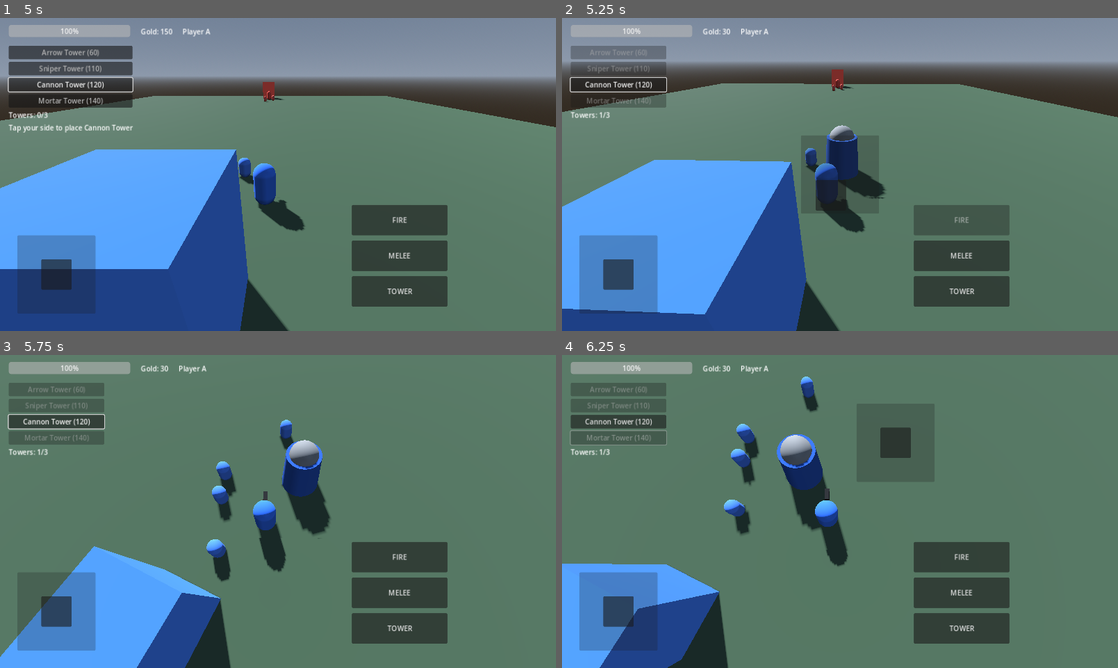
Above: before the commit, frames 1-4 (two rows, left to right).
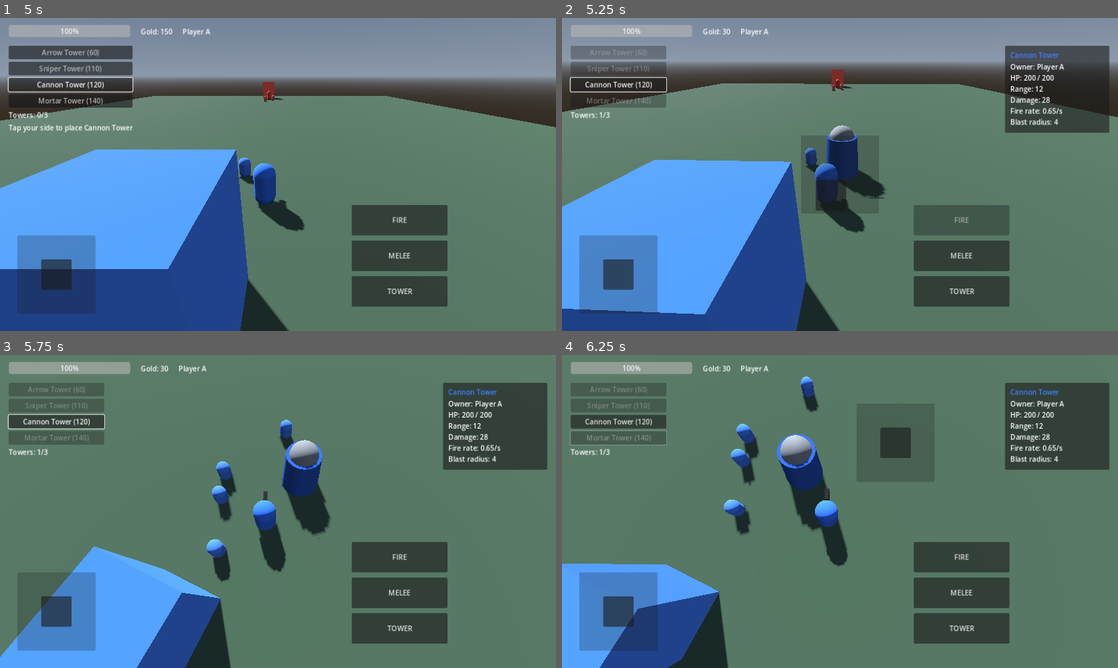
Above: after the commit, the same moments.

Repository: KevinFrazier/TerrariumGame
Game: Godot game, scene res://scenes/ui/lobby.tscn
Same seed, same stepped clock (60 frames per second), same inputs: the game is played once before the commit and once after it.
Inputs (mouse positions are in pixels of both pictures, inside the frame that each line leads up to):
- Up to frame 1 (5 s): click "Start Match" at 0.5 s; click "Arrow Tower (60)" at 1.25 s; click "Arrow Tower (60)" at 2 s; click "Sniper Tower (110)" at 2.75 s; click "Cannon Tower (120)" at 3.5 s; drag from (55, 274) to (333, 105) at 4.27 s
- Up to frame 2 (5.25 s): drag from (840, 174) to (812, 237) at 5.02 s
- Up to frame 3 (5.75 s): no input
- Up to frame 4 (6.25 s): move the mouse to (895, 442) at 5.77 s; press the mouse at (895, 442) at 5.78 s; hold D (move_right) from 5.78 s (still down); tap Down (aim_down) at 5.85 s

Frame 1 is identical in both runs. In frame 2, 3.8% of the frame differs, in the area x 79-99%, y 8-37%; in frame 3, 5.1%; in frame 4, 5.1%.

Commit message:
Show a tower info panel when the hero is nearby
When the controlled hero stands close to any tower, the HUD displays a panel
with the tower's name (tinted by owner team), HP, range, damage, fire rate, and
any splash/slow properties. The panel is non-interactive so it doesn't block the
floating aim stick, and it hides when the hero walks away.

https://claude.ai/code/session_01Skn99HhTrFfZzm87aCd6zC

Diff:
--- a/scenes/ui/hud.tscn
+++ b/scenes/ui/hud.tscn
@@ -43,6 +43,35 @@
 
 [node name="HintLabel" type="Label" parent="BuildMenu"]
 layout_mode = 2
+text = ""
+
+[node name="TowerInfo" type="PanelContainer" parent="."]
+anchor_left = 1.0
+anchor_right = 1.0
+offset_left = -260.0
+offset_top = 64.0
+offset_right = -20.0
+offset_bottom = 210.0
+mouse_filter = 2
+visible = false
+
+[node name="Margin" type="MarginContainer" parent="TowerInfo"]
+mouse_filter = 2
+theme_override_constants/margin_left = 12
+theme_override_constants/margin_top = 10
+theme_override_constants/margin_right = 12
+theme_override_constants/margin_bottom = 10
+
+[node name="VBox" type="VBoxContainer" parent="TowerInfo/Margin"]
+mouse_filter = 2
+theme_override_constants/separation = 4
+
+[node name="NameLabel" type="Label" parent="TowerInfo/Margin/VBox"]
+mouse_filter = 2
+text = "Tower"
+
+[node name="DetailsLabel" type="Label" parent="TowerInfo/Margin/VBox"]
+mouse_filter = 2
 text = ""
 
 [node name="MoveStick" type="Control" parent="."]
--- a/scripts/ui/hud.gd
+++ b/scripts/ui/hud.gd
@@ -5,6 +5,7 @@
 ## overlay. Feeds stick values into the active hero each frame.
 
 const LOBBY_SCENE := "res://scenes/ui/lobby.tscn"
+const TOWER_INSPECT_RANGE := 7.0  ## how close the hero must be to inspect a tower
 
 var _hero: Hero
 
@@ -17,6 +18,9 @@
 @onready var currency_label: Label = $TopBar/CurrencyLabel
 @onready var team_label: Label = $TopBar/TeamLabel
 @onready var build_menu: BuildMenu = $BuildMenu
+@onready var tower_info: PanelContainer = $TowerInfo
+@onready var tower_info_name: Label = $TowerInfo/Margin/VBox/NameLabel
+@onready var tower_info_details: Label = $TowerInfo/Margin/VBox/DetailsLabel
 @onready var result_panel: Panel = $ResultPanel
 @onready var result_label: Label = $ResultPanel/VBox/ResultLabel
 @onready var back_button: Button = $ResultPanel/VBox/BackButton
@@ -56,6 +60,42 @@
 	# Keep the toggle in sync (the hero disarms itself after a throw).
 	if tower_button.button_pressed != _hero.is_tower_throw_armed():
 		tower_button.set_pressed_no_signal(_hero.is_tower_throw_armed())
+	_update_tower_info()
+
+## Show stats for the nearest tower the hero is standing close to (any team).
+func _update_tower_info() -> void:
+	var nearest: Tower = null
+	var best := TOWER_INSPECT_RANGE
+	for t in get_tree().get_nodes_in_group("towers"):
+		var tower := t as Tower
+		if tower == null or not is_instance_valid(tower):
+			continue
+		var d := _hero.global_position.distance_to(tower.global_position)
+		if d <= best:
+			best = d
+			nearest = tower
+	if nearest == null:
+		tower_info.visible = false
+		return
+	_populate_tower_info(nearest)
+	tower_info.visible = true
+
+func _populate_tower_info(tower: Tower) -> void:
+	var def := tower.definition
+	tower_info_name.text = def.display_name if def else "Tower"
+	tower_info_name.modulate = Team.body_color(tower.team)
+	var lines: Array[String] = []
+	lines.append("Owner: %s" % Team.display_name(tower.team))
+	lines.append("HP: %d / %d" % [roundi(tower.health.current_hp), roundi(tower.health.max_hp)])
+	if def:
+		lines.append("Range: %.0f" % def.attack_range)
+		lines.append("Damage: %.0f" % def.damage)
+		lines.append("Fire rate: %.2f/s" % def.fire_rate_per_sec)
+		if def.blast_radius > 0.0:
+			lines.append("Blast radius: %.0f" % def.blast_radius)
+		if def.slow_factor > 0.0:
+			lines.append("Slow: %d%% for %.1fs" % [roundi((1.0 - def.slow_factor) * 100.0), def.slow_duration_sec])
+	tower_info_details.text = "\n".join(lines)
 
 func _on_currency_changed(team: int, amount: int) -> void:
 	if _hero and int(_hero.team) == team:
